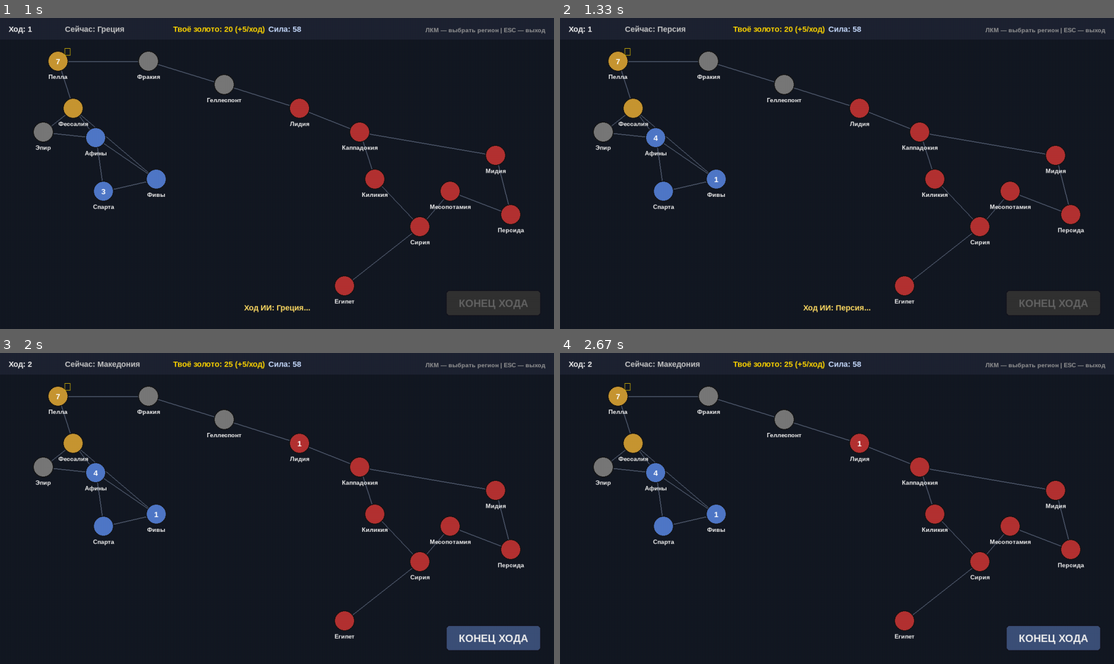
Above: before the commit, frames 1-4 (two rows, left to right).
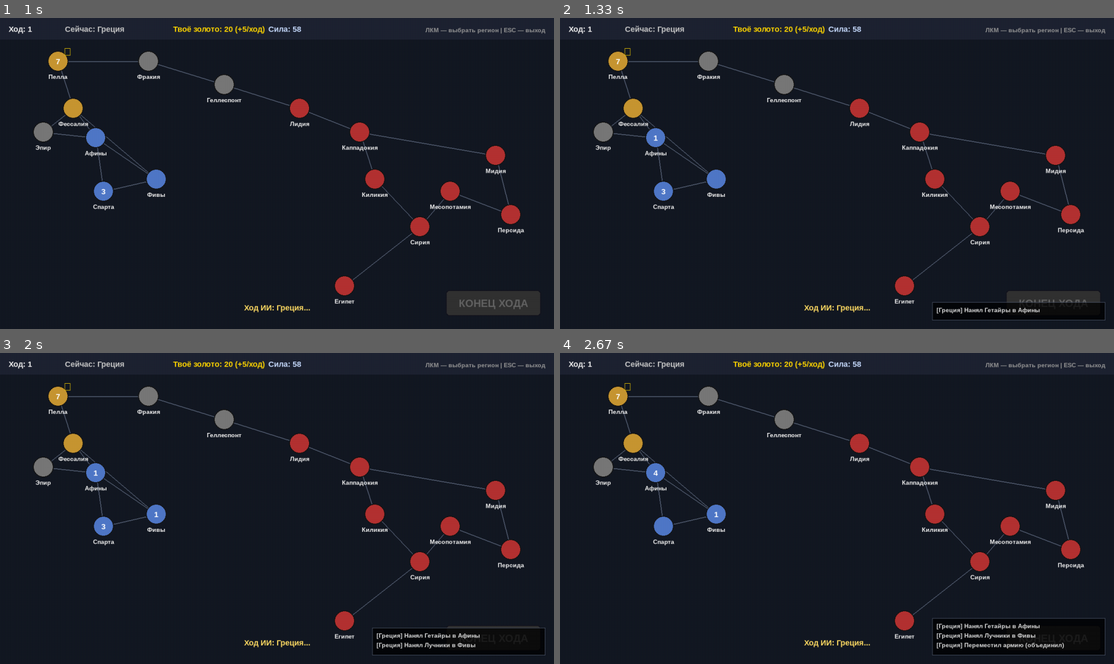
Above: after the commit, the same moments.

Repository: utkaran/Alexander
Game: pygame game, started from main_pygame.py
The game is run twice, just before and just after one commit, with the same random seed, the same clock (stepped at 60 frames per second) and the same inputs.
Inputs (mouse positions are in pixels of both pictures, inside the frame that each line leads up to):
- Up to frame 1 (1 s): click "КОНЕЦ ХОДА" at 0.38 s; click (144, 176) at 0.72 s
- Up to frame 2 (1.33 s): no input
- Up to frame 3 (2 s): no input
- Up to frame 4 (2.67 s): no input

Frame 1 is identical in both runs. In frame 2, 1.8% of the frame differs, in the area x 16-99%, y 2-98%; in frame 3, 2.8%; in frame 4, 3.4%, in the area x 5-99%, y 2-98%.

Commit message:
анимация хода ИИ

Diff:
--- a/main_pygame.py
+++ b/main_pygame.py
@@ -4,9 +4,7 @@
 from core.game import GameState
 from core.army import Army
 from ui.renderer import Renderer
-from core.ai import ai_plan, execute_action
 
-AI_TURN_DELAY = 800
 
 
 def main() -> None:
@@ -36,8 +34,6 @@
     game.players['greece'].armies.append('g_rear')
 
     renderer = Renderer(screen, game)
-
-    ai_timer = 0
 
     running = True
     while running:
@@ -69,12 +65,6 @@
                     if action == 'end_turn' and not renderer.ai_turn_active:
                         _end_player_turn(game, renderer)
 
-        if renderer.ai_turn_active and not game.game_over:
-            ai_timer += dt
-            if ai_timer >= AI_TURN_DELAY:
-                ai_timer = 0
-                _process_ai_turn(game, renderer)
-
         renderer.update(dt)
         renderer.draw()
         pygame.display.flip()
@@ -89,26 +79,7 @@
 
     current = game.current_player()
     if current.is_ai:
-        renderer.ai_turn_active = True
-
-
-def _process_ai_turn(game: GameState, renderer: Renderer) -> None:
-    current = game.current_player()
-    if not current.is_ai:
-        renderer.ai_turn_active = False
-        return
-
-    # Временная проверка: выполняем весь план сразу (без анимации)
-    plan = ai_plan(game, current.id)
-    print(f"\n=== Ход {current.name} ({len(plan)} действий) ===")
-    for action in plan:
-        result = execute_action(game, action)
-        print(f"  {result['text']}")
-
-    game.end_turn()
-    next_player = game.current_player()
-    if not next_player.is_ai:
-        renderer.ai_turn_active = False
+        renderer.start_ai_turn(game)
 
 
 if __name__ == '__main__':
--- a/ui/renderer.py
+++ b/ui/renderer.py
@@ -110,6 +110,9 @@
         self._close_recruit()
         self.battle_report = None
         self.battle_report_timer = 0
+        self.ai_log = []
+        self.ai_plan = []
+        self.ai_turn_active = False
 
     # ============================================================
     # ГЕОМЕТРИЯ
@@ -324,6 +327,9 @@
 
         if self.game.game_over:
             self._draw_game_over_overlay()
+
+        if self.ai_log and self.ai_turn_active:
+            self._draw_ai_log()
 
     def _draw_act_completed_overlay(self) -> None:
         """Оверлей «Акт пройден», исчезает через несколько секунд."""
@@ -558,6 +564,83 @@
 
                 break
 
+    def _draw_ai_log(self) -> None:
+        """Лог событий хода ИИ в правом нижнем углу."""
+        if not self.ai_log:
+            return
+
+        # Размер панели
+        line_height = 22
+        padding = 10
+        panel_w = 400
+        panel_h = len(self.ai_log) * line_height + padding * 2
+        panel_x = self.width - panel_w - 20
+        panel_y = self.height - panel_h - 20
+
+        # Фон
+        panel = pygame.Rect(panel_x, panel_y, panel_w, panel_h)
+        bg = pygame.Surface((panel_w, panel_h), pygame.SRCALPHA)
+        bg.fill((0, 0, 0, 180))
+        self.screen.blit(bg, (panel_x, panel_y))
+        pygame.draw.rect(self.screen, (80, 90, 110), panel, 1)
+
+        # Строки
+        y = panel_y + padding
+        for line in self.ai_log:
+            surf = self.font_small.render(line, True, (220, 220, 220))
+            self.screen.blit(surf, (panel_x + padding, y))
+            y += line_height
+
+    def start_ai_turn(self, game: GameState) -> None:
+        from core.ai import ai_plan
+
+        current = game.current_player()
+        self.ai_plan = ai_plan(game, current.id)
+        self.ai_action_timer = 0
+        self.ai_log = []
+        self.ai_turn_active = True
+
+    def _execute_next_ai_action(self) -> None:
+        from core.ai import execute_action
+        if not self.ai_plan:
+            self._finish_ai_turn()
+            return
+        action = self.ai_plan.pop(0)
+        result = execute_action(self.game, action)
+
+        # Пишем в лог
+        player_name = self.game.current_player().name
+        log_line = f"[{player_name}] {result['text']}"
+        self.ai_log.append(log_line)
+        if len(self.ai_log) > 8:
+            self.ai_log.pop(0)
+
+            # Если после действия игра закончилась (смерть Александра, победа)
+        if self.game.game_over:
+            self.ai_turn_active = False
+            self.ai_plan = []
+            return
+
+            # Если действие было атакой — покажем отчёт о бое на 2 секунды
+        if result.get("type") == "attack" and result.get("battle"):
+            self.battle_report = result["battle"]
+            self.battle_report_timer = 2000
+                # Задержим следующее действие чуть дольше, чтобы игрок успел прочитать
+            self.ai_action_delay = 2200
+        else:
+            self.ai_action_delay = 700
+
+    def _finish_ai_turn(self) -> None:
+        """Завершает ход ИИ: передаёт ход следующему игроку."""
+        self.ai_turn_active = False
+        self.ai_plan = []
+        self.game.end_turn()
+
+        next_player = self.game.current_player()
+        if next_player.is_ai:
+            # Следующий тоже ИИ — запускаем его ход
+            self.start_ai_turn(self.game)
+        # Если игрок — ничего не делаем, ход переходит к нему
     def _calculate_panel_height(self, region) -> int:
         base_h = 15
         base_h += self.font_large.get_height() + 6
@@ -745,6 +828,12 @@
             self.act_completed_overlay_timer = 5000
             self._act_overlay_shown = True
 
+        if self.ai_turn_active:
+            self.ai_action_timer += dt
+            if self.ai_action_timer >= self.ai_action_delay:
+                self.ai_action_timer = 0
+                self._execute_next_ai_action()
+
     # ============================================================
     # ОБРАБОТКА КЛИКОВ
     # ============================================================
